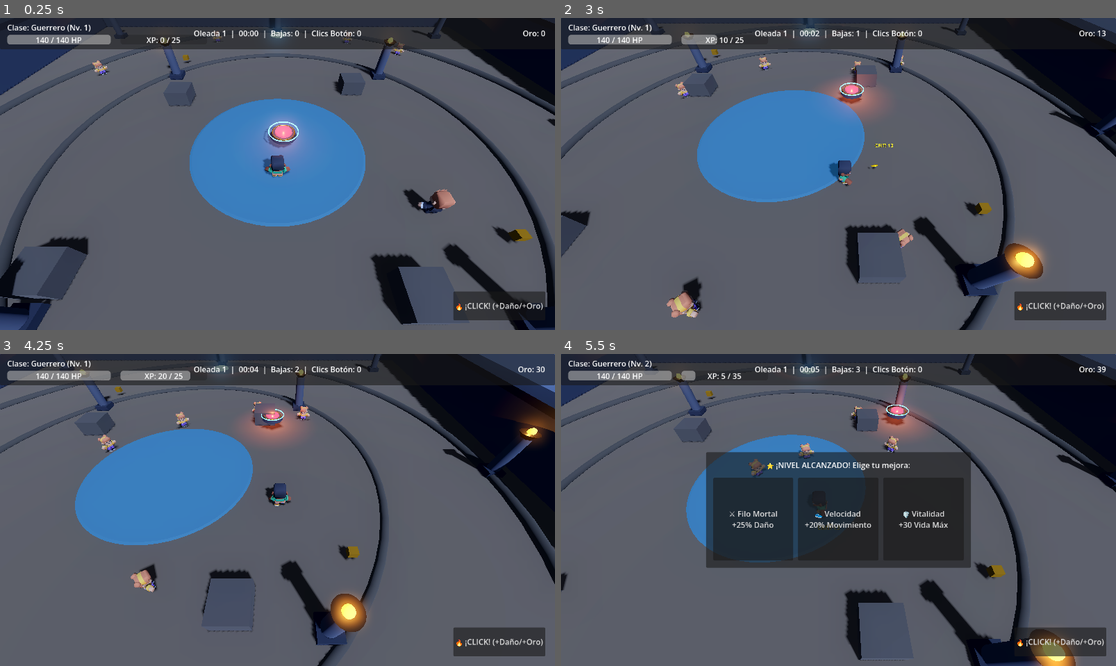
Above: before the commit, frames 1-4 (two rows, left to right).
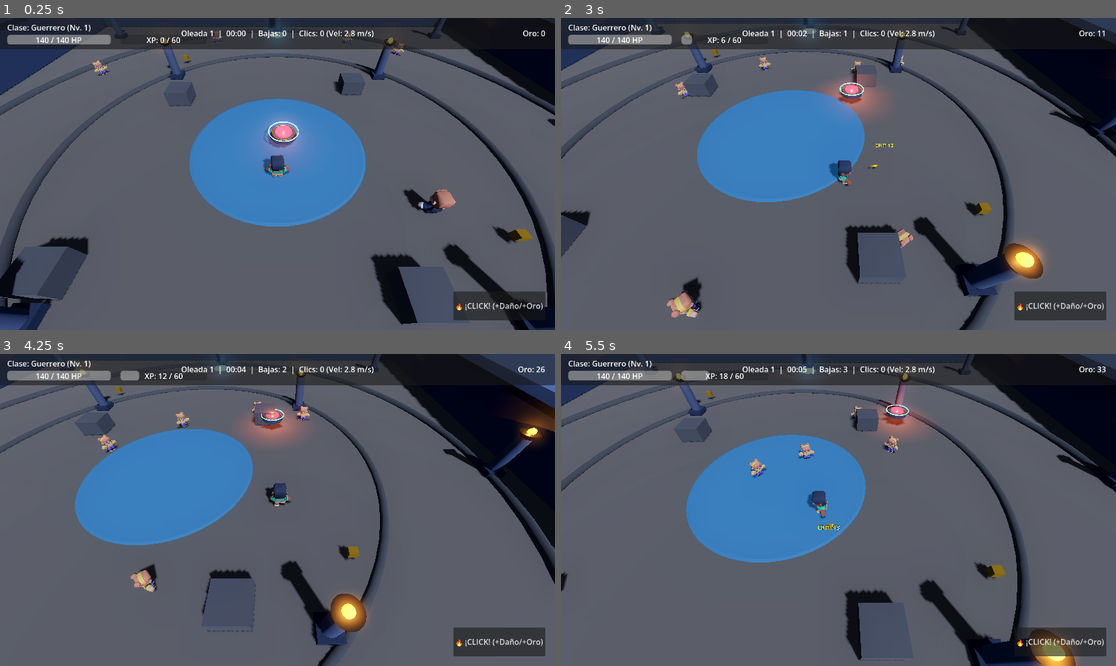
Above: after the commit, the same moments.

Repository: Project-Duplaa/Click-the-button-3D
Game: Godot game, scene res://main.tscn
Two runs of this game, one before a commit and one after it. Both use one fixed random seed, a clock stepped at 60 frames per second and the inputs below.
Inputs (mouse positions are in pixels of both pictures, inside the frame that each line leads up to):
- Up to frame 1 (0.25 s): no input
- Up to frame 2 (3 s): click "🔥 ¡CLICK! (+Daño/+Oro)" at 0.5 s; move the mouse to (960, 158) at 1.27 s; hold D (move_right) 1.28-2.03 s; hold Shift (correr) 1.28-2.03 s; click (960, 158) at 1.42 s; move the mouse to (727, 189) at 2.02 s; hold S (move_down) 2.03-2.78 s; tap Shift (correr) at 2.1 s; click (727, 189) at 2.17 s; move the mouse to (894, 105) at 2.77 s; hold D (move_right) from 2.78 s (still down); hold Shift (correr) from 2.78 s (still down); click (894, 105) at 2.92 s
- Up to frame 3 (4.25 s): move the mouse to (249, 572) at 3.52 s; release D (move_right) at 3.53 s; release Shift (correr) at 3.53 s; hold W (move_up) from 3.53 s (still down); tap Shift (correr) at 3.6 s; click (249, 572) at 3.67 s
- Up to frame 4 (5.5 s): move the mouse to (1005, 556) at 4.27 s; release W (move_up) at 4.28 s; hold Shift (correr) 4.28-5.03 s; hold A (move_left) from 4.28 s (still down); click (1005, 556) at 4.42 s; move the mouse to (672, 463) at 5.02 s; tap Shift (correr) at 5.1 s; click (672, 463) at 5.17 s

The runs differ from the first frame. In frame 1, 0.5% of the frame differs, in the area x 30-68%, y 3-9%; in frame 2, 0.7%; in frame 3, 0.7%; in frame 4, 18%, in the area x 15-99%, y 2-69%.

Commit message:
Dificultad progresiva: boton acelera, se encoge, se teletransporta cada 5 clics y curva de XP exigente

Diff:
--- a/boton_movil.gd
+++ b/boton_movil.gd
@@ -2,9 +2,11 @@
 
 signal click_presionado(total_clicks: int)
 
-@export var rapidez_movimiento: float = 2.8
+@export var rapidez_base: float = 2.8
+@export var rapidez_maxima: float = 7.5
 @export var radio_onda_choque: float = 5.0
-@export var empuje_onda: float = 6.0
+@export var empuje_onda: float = 7.0
+@export var clicks_para_teleport: int = 5
 
 # 6 waypoints a través de la arena 60x60
 var ruta: Array[Vector3] = [
@@ -18,10 +20,13 @@
 
 var indice_ruta: int = 0
 var total_clicks: int = 0
+var rapidez_movimiento: float = 2.8
+var escala_actual: float = 1.0
 var jugador: Node3D = null
 var _altura_base: float = 0.7
 var _reloj_flotacion: float = 0.0
 var _esta_presionado: bool = false
+var _en_teletransporte: bool = false
 
 @onready var parte_boton: MeshInstance3D = $Pedestal/BotonPulsable
 @onready var anillo_runico: MeshInstance3D = $Pedestal/AnilloRunico
@@ -32,17 +37,21 @@
 	input_ray_pickable = true
 	input_event.connect(_on_input_event)
 	jugador = get_tree().get_first_node_in_group("jugador")
+	rapidez_movimiento = rapidez_base
 	if ruta.size() > 0:
 		global_position = ruta[0]
 
 func _physics_process(delta):
-	# 1. Movimiento entre waypoints de la arena 60x60
+	if _en_teletransporte:
+		return
+
+	# 1. Movimiento entre waypoints con velocidad dinámica
 	if ruta.size() > 0:
 		var destino = ruta[indice_ruta]
 		var plano_pos = Vector2(global_position.x, global_position.z)
 		var plano_dest = Vector2(destino.x, destino.z)
 
-		if plano_pos.distance_to(plano_dest) < 0.6:
+		if plano_pos.distance_to(plano_dest) < 0.7:
 			indice_ruta = (indice_ruta + 1) % ruta.size()
 		else:
 			var dir = (destino - global_position).normalized()
@@ -54,9 +63,9 @@
 	if not _esta_presionado:
 		global_position.y = _altura_base + sin(_reloj_flotacion) * 0.12
 
-	# 3. Rotación continua del anillo rúnico
+	# 3. Rotación continua del anillo rúnico (más rápida entre más clicks)
 	if anillo_runico != null:
-		anillo_runico.rotate_y(delta * 1.8)
+		anillo_runico.rotate_y(delta * (1.8 + total_clicks * 0.1))
 
 func _on_input_event(_camera, event, _position, _normal, _shape_idx):
 	if event is InputEventMouseButton and event.button_index == MOUSE_BUTTON_LEFT and event.pressed:
@@ -81,35 +90,90 @@
 				activar_click()
 
 func activar_click():
+	if _en_teletransporte:
+		return
+
 	total_clicks += 1
 	_esta_presionado = true
 	emit_signal("click_presionado", total_clicks)
 
-	# 1. Animación física de pulsación hacia abajo
+	# 1. Escalado de Dificultad: Aumento progresivo de velocidad
+	rapidez_movimiento = minf(rapidez_maxima, rapidez_base + (total_clicks * 0.22))
+
+	# 2. Escalado de Dificultad: Reducción progresiva de tamaño (hitbox más pequeña)
+	escala_actual = maxf(0.52, 1.0 - (total_clicks * 0.022))
+	var tw_escala = create_tween()
+	tw_escala.tween_property(self, "scale", Vector3(escala_actual, escala_actual, escala_actual), 0.2).set_trans(Tween.TRANS_QUAD).set_ease(Tween.EASE_OUT)
+
+	# 3. Animación física de pulsación hacia abajo
 	if parte_boton != null:
 		var tw = create_tween()
-		tw.tween_property(parte_boton, "position:y", -0.15, 0.06).set_trans(Tween.TRANS_QUAD).set_ease(Tween.EASE_OUT)
-		tw.tween_property(parte_boton, "position:y", 0.12, 0.14).set_trans(Tween.TRANS_BACK).set_ease(Tween.EASE_OUT)
+		tw.tween_property(parte_boton, "position:y", -0.15, 0.05).set_trans(Tween.TRANS_QUAD).set_ease(Tween.EASE_OUT)
+		tw.tween_property(parte_boton, "position:y", 0.12, 0.12).set_trans(Tween.TRANS_BACK).set_ease(Tween.EASE_OUT)
 		tw.finished.connect(func(): _esta_presionado = false)
 
-	# 2. Pulso de luz y destello
+	# 4. Pulso de luz y destello
 	if luz_nucleo != null:
 		var tw_luz = create_tween()
-		tw_luz.tween_property(luz_nucleo, "light_energy", 3.5, 0.06)
-		tw_luz.tween_property(luz_nucleo, "light_energy", 1.2, 0.25)
-
-	# 3. Recompensas directas al héroe
+		tw_luz.tween_property(luz_nucleo, "light_energy", 3.8, 0.05)
+		tw_luz.tween_property(luz_nucleo, "light_energy", 1.2, 0.22)
+
+	# 5. Recompensas directas al héroe (más equilibradas)
 	if jugador == null:
 		jugador = get_tree().get_first_node_in_group("jugador")
 	if jugador != null and jugador.has_method("recoger_drop"):
-		jugador.recoger_drop(0, 3) # +3 Oro
-		jugador.recoger_drop(1, 4) # +4 XP
-
-	# 4. Texto flotante 3D sobre el botón
-	_spawn_floating_text("¡CLIC! +3💰 +4✨")
-
-	# 5. Onda de choque expansiva que repele y daña enemigos
+		jugador.recoger_drop(0, 2) # +2 Oro
+		jugador.recoger_drop(1, 2) # +2 XP (curva más exigente)
+
+	# 6. Texto flotante 3D sobre el botón
+	_spawn_floating_text("¡CLIC! +2💰 +2✨")
+
+	# 7. Onda de choque expansiva
 	_detonar_onda_choque()
+
+	# 8. Escalado de Dificultad: Teletransporte cada 5 clicks
+	if total_clicks % clicks_para_teleport == 0:
+		_ejecutar_teletransporte()
+
+func _ejecutar_teletransporte():
+	_en_teletransporte = true
+	_spawn_floating_text("¡TELETRANSPORTE! ⚡")
+
+	# Efecto de destello y desvanecimiento
+	if luz_nucleo != null:
+		luz_nucleo.light_energy = 5.0
+		luz_nucleo.light_color = Color(0.2, 0.85, 1.0)
+
+	var tw_desaparecer = create_tween()
+	tw_desaparecer.tween_property(self, "scale", Vector3(0.05, 0.05, 0.05), 0.12).set_trans(Tween.TRANS_QUAD).set_ease(Tween.EASE_IN)
+
+	await tw_desaparecer.finished
+
+	# Elegir una nueva posición en la arena 60x60 alejada del jugador
+	var nueva_pos = Vector3.ZERO
+	for intento in range(10):
+		var rx = randf_range(-22.0, 22.0)
+		var rz = randf_range(-22.0, 22.0)
+		var candidato = Vector3(rx, _altura_base, rz)
+		if jugador == null or candidato.distance_to(jugador.global_position) > 15.0:
+			nueva_pos = candidato
+			break
+
+	global_position = nueva_pos
+	indice_ruta = randi() % ruta.size()
+
+	# Reaparecer con efecto pop elástico
+	var tw_reaparecer = create_tween()
+	tw_reaparecer.tween_property(self, "scale", Vector3(escala_actual, escala_actual, escala_actual), 0.22).set_trans(Tween.TRANS_BACK).set_ease(Tween.EASE_OUT)
+
+	if luz_nucleo != null:
+		var tw_luz = create_tween()
+		tw_luz.tween_property(luz_nucleo, "light_energy", 1.2, 0.3)
+		tw_luz.parallel().tween_property(luz_nucleo, "light_color", Color(1.0, 0.45, 0.2), 0.3)
+
+	# Limpieza con onda de choque en el punto de llegada
+	_detonar_onda_choque()
+	_en_teletransporte = false
 
 func _spawn_floating_text(txt: String):
 	var escena = load("res://damage_number_3d.tscn")
@@ -126,13 +190,11 @@
 		if e is Node3D:
 			var dist = global_position.distance_to(e.global_position)
 			if dist <= radio_onda_choque:
-				# Daño de la onda de choque
 				if e.has_method("recibir_dano"):
-					var dano_onda = 15.0
+					var dano_onda = 14.0
 					if jugador != null and "dano" in jugador:
 						dano_onda = jugador.dano * 0.75
 					e.recibir_dano(dano_onda, true)
-				# Empuje físico (Knockback)
 				var dir_empuje = (e.global_position - global_position).normalized()
 				dir_empuje.y = 0.0
 				if "velocity" in e:
--- a/click_hud.gd
+++ b/click_hud.gd
@@ -17,6 +17,7 @@
 var tiempo_total: float = 0.0
 var oleada: int = 1
 var clicks_boton: int = 0
+var vel_boton: float = 2.8
 
 func _ready():
 	modal_mejora.visible = false
@@ -31,23 +32,27 @@
 	btn_opc2.pressed.connect(func(): _elegir_mejora("velocidad"))
 	btn_opc3.pressed.connect(func(): _elegir_mejora("vida"))
 
-	# Conectar con el Botón Móvil
 	call_deferred("_conectar_boton_movil")
 
 func _conectar_boton_movil():
 	var b = get_tree().get_first_node_in_group("boton_movil")
 	if b != null:
 		b.click_presionado.connect(_on_click_boton_presionado)
+		if "rapidez_movimiento" in b:
+			vel_boton = b.rapidez_movimiento
 
 func _on_click_boton_presionado(total: int):
 	clicks_boton = total
+	var b = get_tree().get_first_node_in_group("boton_movil")
+	if b != null and "rapidez_movimiento" in b:
+		vel_boton = b.rapidez_movimiento
 
 func _process(delta):
 	tiempo_total += delta
 	var minutos = int(tiempo_total) / 60
 	var segundos = int(tiempo_total) % 60
 	var bajas_cnt = jugador.bajas if jugador != null else 0
-	label_info.text = "Oleada %d  |  %02d:%02d  |  Bajas: %d  |  Clics Botón: %d" % [oleada, minutos, segundos, bajas_cnt, clicks_boton]
+	label_info.text = "Oleada %d  |  %02d:%02d  |  Bajas: %d  |  Clics: %d (Vel: %.1f m/s)" % [oleada, minutos, segundos, bajas_cnt, clicks_boton, vel_boton]
 
 func _on_stats_actualizadas(vida, max_vida, xp, xp_sig, nivel, oro, bajas):
 	if label_clase != null and jugador != null:
--- a/personaje.gd
+++ b/personaje.gd
@@ -21,7 +21,7 @@
 var cadencia_ataque: float = 0.8
 var oro: int = 0
 var xp: int = 0
-var xp_siguiente_nivel: int = 25
+var xp_siguiente_nivel: int = 60
 var nivel: int = 1
 var bajas: int = 0
 
@@ -173,14 +173,14 @@
 
 func registrar_baja():
 	bajas += 1
-	recoger_drop(1, 10) # 10 XP por baja
-	recoger_drop(0, 5)  # 5 Oro por baja
+	recoger_drop(1, 6) # 6 XP por baja
+	recoger_drop(0, 3) # 3 Oro por baja
 
 func subir_nivel():
 	xp -= xp_siguiente_nivel
 	nivel += 1
-	xp_siguiente_nivel = int(xp_siguiente_nivel * 1.4)
-	vida = vida_maxima # Cura completa al subir nivel
+	xp_siguiente_nivel = int(xp_siguiente_nivel * 1.55)
+	vida = minf(vida + 30.0, vida_maxima) # Cura parcial +30 HP para mayor tension de supervivencia
 	emit_signal("nivel_subido", nivel)
 	emit_signal("stats_actualizadas", vida, vida_maxima, xp, xp_siguiente_nivel, nivel, oro, bajas)
 
